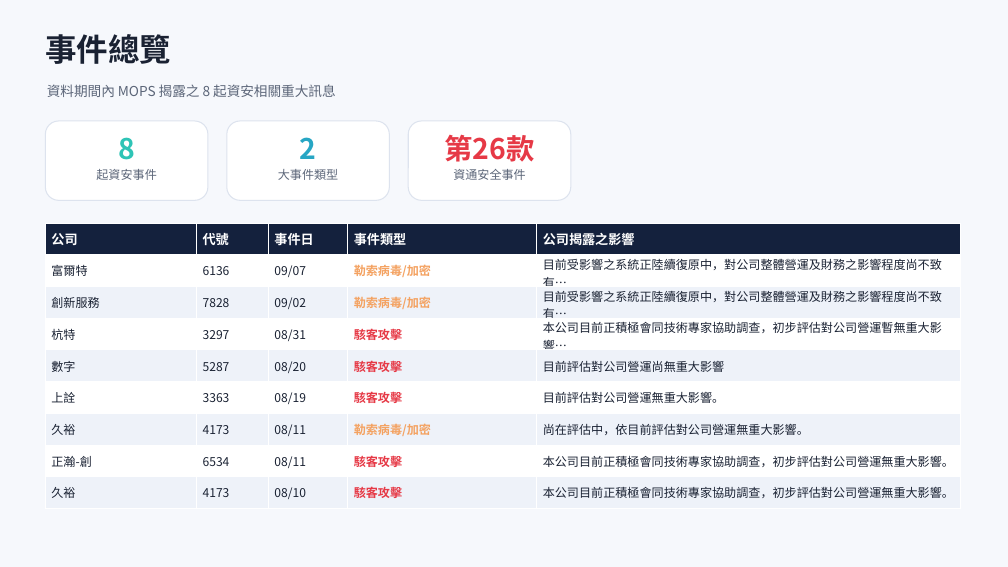
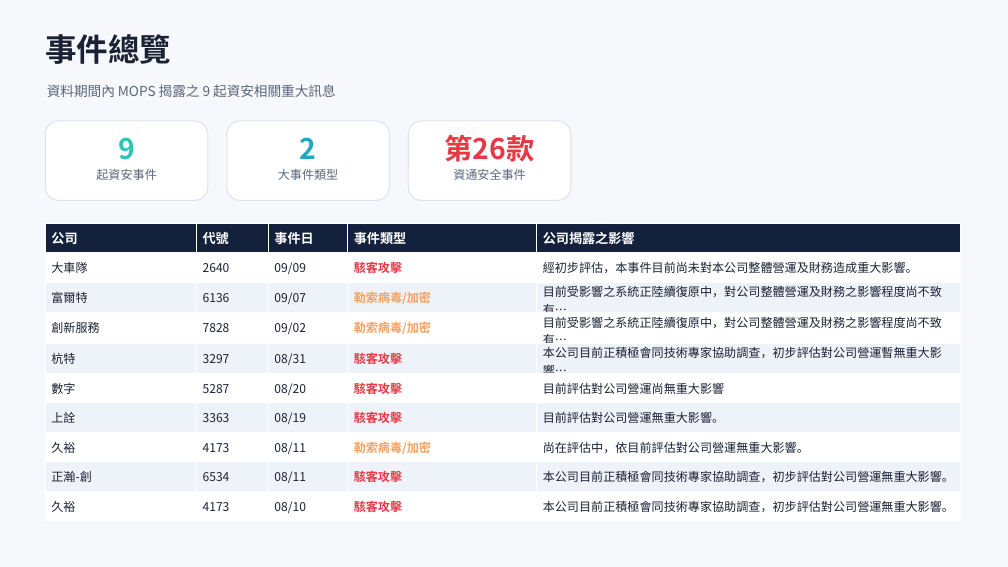
Before and after one commit to Johnnylin77/mops-isec-monitor, a slide deck: slide 2 of 資安事件因應分析.pptx. Drawn at 1008x567 pixels with LibreOffice and Linux fonts; fonts in the diff are those of the drawing. Boxes give left, top, right and bottom in pixels: in the first picture for what was removed or moved away, otherwise in the second. Text is boxed around its words. In the diff, an @@ line names an element or a change of style, - is before the commit and + after.

```diff
--- a/資安事件因應分析.pptx
+++ b/資安事件因應分析.pptx
@@ text at (118, 137, 135, 160): text changed @@
-8
+9
@@ table at (45, 223, 960, 518) @@
+row 2: 大車隊 | 2640 | 09/09 | 駭客攻擊 | 經初步評估，本事件目前尚未對本公司整體營運及財務造成重大影響。
```
Also in this commit, not shown: 5 other slides changed, 1 slide added, 2 other files.
